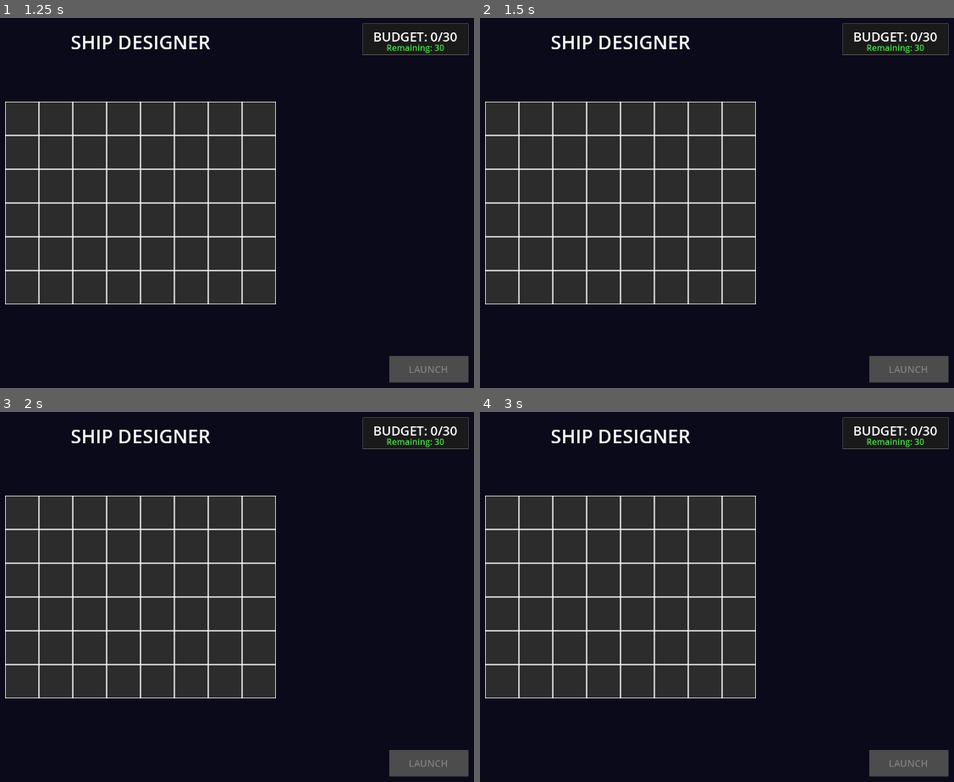
Above: before the commit, frames 1-4 (two rows, left to right).
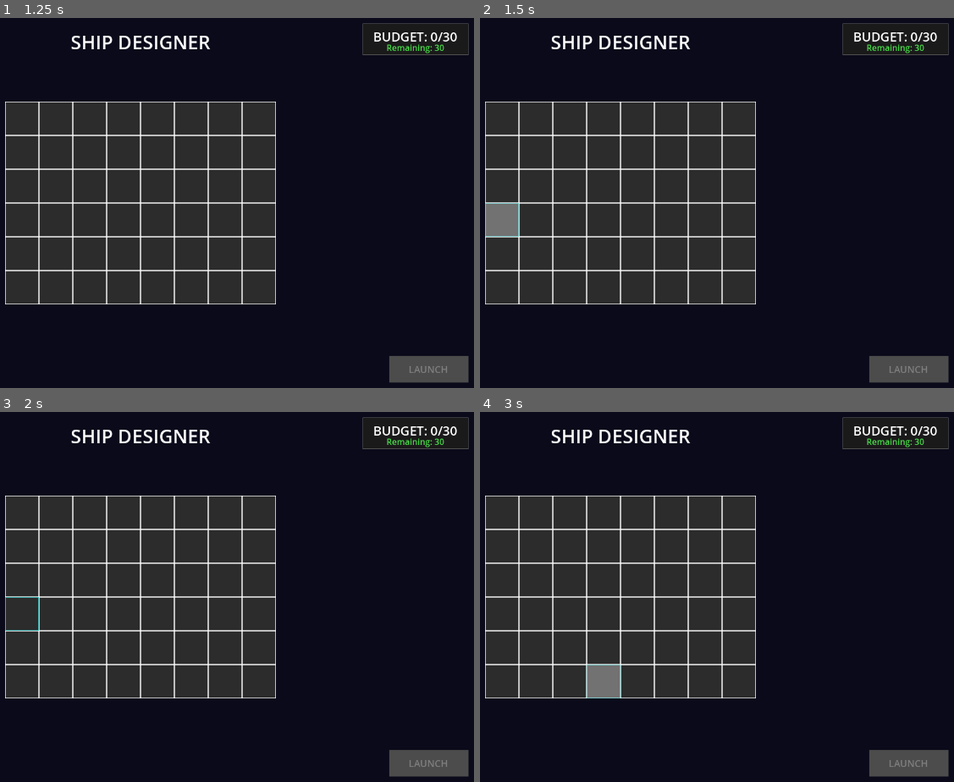
Above: after the commit, the same moments.

Repository: cautiouskurns/Startship-Designer
Game: Godot game, scene res://scenes/main/Main.tscn
Two runs of this game, one before a commit and one after it. Both use one fixed random seed, a clock stepped at 60 frames per second and the inputs below.
Inputs (mouse positions are in pixels of both pictures, inside the frame that each line leads up to):
- Up to frame 1 (1.25 s): tap Enter at 0.5 s; move the mouse to (289, 184) at 0.52 s; click (289, 184) at 0.67 s
- Up to frame 2 (1.5 s): tap Space at 1.25 s; move the mouse to (484, 221) at 1.27 s; click (484, 221) at 1.42 s
- Up to frame 3 (2 s): no input
- Up to frame 4 (3 s): tap Enter at 2 s; move the mouse to (688, 511) at 2.02 s; click (688, 511) at 2.17 s; tap Space at 2.75 s; move the mouse to (584, 674) at 2.77 s; click (584, 674) at 2.92 s

Frame 1 is identical in both runs. In frame 2, 0.7% of the frame differs, in the area x 1-9%, y 50-60%; in frame 3, less than 0.1%; in frame 4, 0.7%.

Commit message:
Add click interaction to GridTile and connect signals in ShipDesigner

Diff:
--- a/scenes/components/GridTile.tscn
+++ b/scenes/components/GridTile.tscn
@@ -16,3 +16,13 @@
 offset_bottom = 64.0
 theme_override_styles/panel = SubResource("StyleBoxFlat_1")
 script = ExtResource("1")
+
+[node name="FlashOverlay" type="ColorRect" parent="."]
+layout_mode = 1
+anchors_preset = 15
+anchor_right = 1.0
+anchor_bottom = 1.0
+grow_horizontal = 2
+grow_vertical = 2
+mouse_filter = 2
+color = Color(1, 1, 1, 0)
--- a/scripts/components/GridTile.gd
+++ b/scripts/components/GridTile.gd
@@ -1,5 +1,9 @@
 extends Panel
 class_name GridTile
+
+## Signals for tile interaction
+signal tile_clicked(x: int, y: int)
+signal tile_right_clicked(x: int, y: int)
 
 ## Grid position coordinates
 @export var grid_x: int = 0
@@ -8,10 +12,62 @@
 ## Current room placed in this tile (null if empty)
 var current_room: Node = null
 
+## Style and visual elements
+var style_box: StyleBoxFlat
+@onready var flash_overlay: ColorRect = $FlashOverlay
+
+## Hover tracking
+var is_hovering: bool = false
+
 func _ready():
 	# Set fixed size
 	custom_minimum_size = Vector2(64, 64)
 	size = Vector2(64, 64)
+
+	# Get and duplicate StyleBoxFlat so we can modify it
+	style_box = get_theme_stylebox("panel").duplicate()
+	add_theme_stylebox_override("panel", style_box)
+
+	# Enable mouse input
+	mouse_filter = Control.MOUSE_FILTER_STOP
+
+	# Connect mouse signals
+	mouse_entered.connect(_on_mouse_entered)
+	mouse_exited.connect(_on_mouse_exited)
+
+func _gui_input(event: InputEvent):
+	if event is InputEventMouseButton and event.pressed:
+		if event.button_index == MOUSE_BUTTON_LEFT:
+			# Left click
+			emit_signal("tile_clicked", grid_x, grid_y)
+			_play_flash()
+		elif event.button_index == MOUSE_BUTTON_RIGHT:
+			# Right click
+			emit_signal("tile_right_clicked", grid_x, grid_y)
+			_play_flash()
+
+## Handle mouse entering tile
+func _on_mouse_entered():
+	is_hovering = true
+	# Change border to cyan
+	style_box.border_color = Color(0.290, 0.886, 0.886)  # #4AE2E2 cyan
+	# Change cursor to pointing hand
+	Input.set_default_cursor_shape(Input.CURSOR_POINTING_HAND)
+
+## Handle mouse leaving tile
+func _on_mouse_exited():
+	is_hovering = false
+	# Restore border to white
+	style_box.border_color = Color(1, 1, 1)  # #FFFFFF white
+	# Restore cursor to arrow
+	Input.set_default_cursor_shape(Input.CURSOR_ARROW)
+
+## Play flash animation on click
+func _play_flash():
+	var tween = create_tween()
+	# Flash: 0 → 0.5 alpha → 0 alpha over 0.1 seconds
+	tween.tween_property(flash_overlay, "color:a", 0.5, 0.05)
+	tween.tween_property(flash_overlay, "color:a", 0.0, 0.05)
 
 ## Set a room in this tile
 func set_room(room: Node) -> void:
--- a/scripts/designer/ShipDesigner.gd
+++ b/scripts/designer/ShipDesigner.gd
@@ -43,6 +43,10 @@
 			# Position the tile
 			tile.position = Vector2(x * TILE_SIZE, y * TILE_SIZE)
 
+			# Connect tile signals
+			tile.tile_clicked.connect(_on_tile_clicked)
+			tile.tile_right_clicked.connect(_on_tile_right_clicked)
+
 			# Add to grid container
 			grid_container.add_child(tile)
 
@@ -78,3 +82,13 @@
 		return Color(0.886, 0.831, 0.290)  # Yellow #E2D44A
 	else:
 		return Color(0.886, 0.290, 0.290)  # Red #E24A4A
+
+## Handle tile left-click (stub for Feature 2.2)
+func _on_tile_clicked(x: int, y: int):
+	print("Tile clicked at: [%d, %d]" % [x, y])
+	# Feature 2.2 will implement room cycling logic here
+
+## Handle tile right-click (stub for Feature 2.2)
+func _on_tile_right_clicked(x: int, y: int):
+	print("Tile right-clicked at: [%d, %d]" % [x, y])
+	# Feature 2.2 will implement room removal logic here
